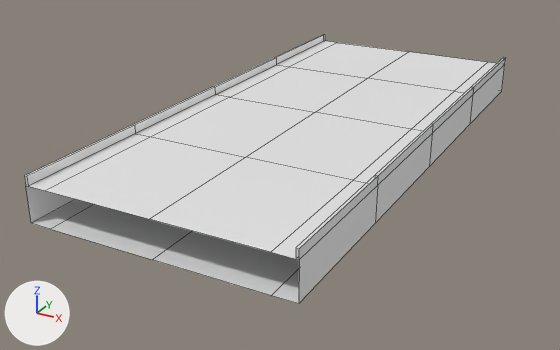
Before and after pictures for a commit that changed the OBJ model Resources/Meshes/31_2m/Tunnel_Station_Pavement_Gray_LOD.obj.
One viewpoint serves both versions: a 50 mm camera at (38.6, -78.9, 30.3) aimed at (-2.1, -4.9, -6.7). Every picture has the same lights, and +X, +Y and +Z are marked at lower left. Mesh edges are drawn as thin lines. Where no turn or scale is listed for an object, it has been applied to the vertices.

Objects in the first picture: 'Tunnel_Station_Pavement_Gray_LOD'.
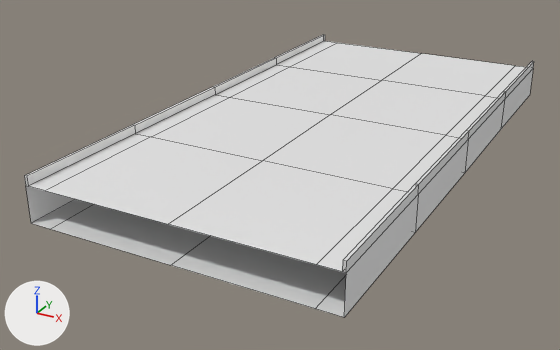
The newer file is also turned or shifted as a whole; pictures and numbers use the older file's frame.

Location of each change, [x1, y1, x2, y2] in pixels of the pictures (560 x 350 px; the box of a moved part takes in the faces that stretch with it):
'Tunnel_Station_Pavement_Gray_LOD', reshaped
    before: [24, 35, 506, 304]
    after: [24, 35, 534, 317]
part 1 of me_tunnel_station_pavement_gray_lod, moved or reshaped
    before: [147, 51, 487, 295]
    after: [147, 51, 515, 309]
part 2 of me_tunnel_station_pavement_gray_lod, moved or reshaped
    before: [271, 57, 506, 304]
    after: [316, 61, 534, 317]

The edits, one by one:
me_tunnel_station_pavement_gray_lod has 80 vertices, 68 faces and spans x -14.5..14.5, y -32.0..32.0, z -4.0..1.0.
me_tunnel_station_pavement_gray_lod is used by ob_tunnel_station_pavement_gray_lod; location (0.0, 0.0, 0.0).
me_tunnel_station_pavement_gray_lod part 1: all 10 vertices in x 0.0, y -32.0..32.0, z -4.0..0.0 are moved by (2.0, 0.0, 0.0).
me_tunnel_station_pavement_gray_lod part 2: all 35 vertices in x 12.0..14.5, y -32.0..32.0, z -4.0..1.0 are moved by (4.0, 0.0, 0.0).
